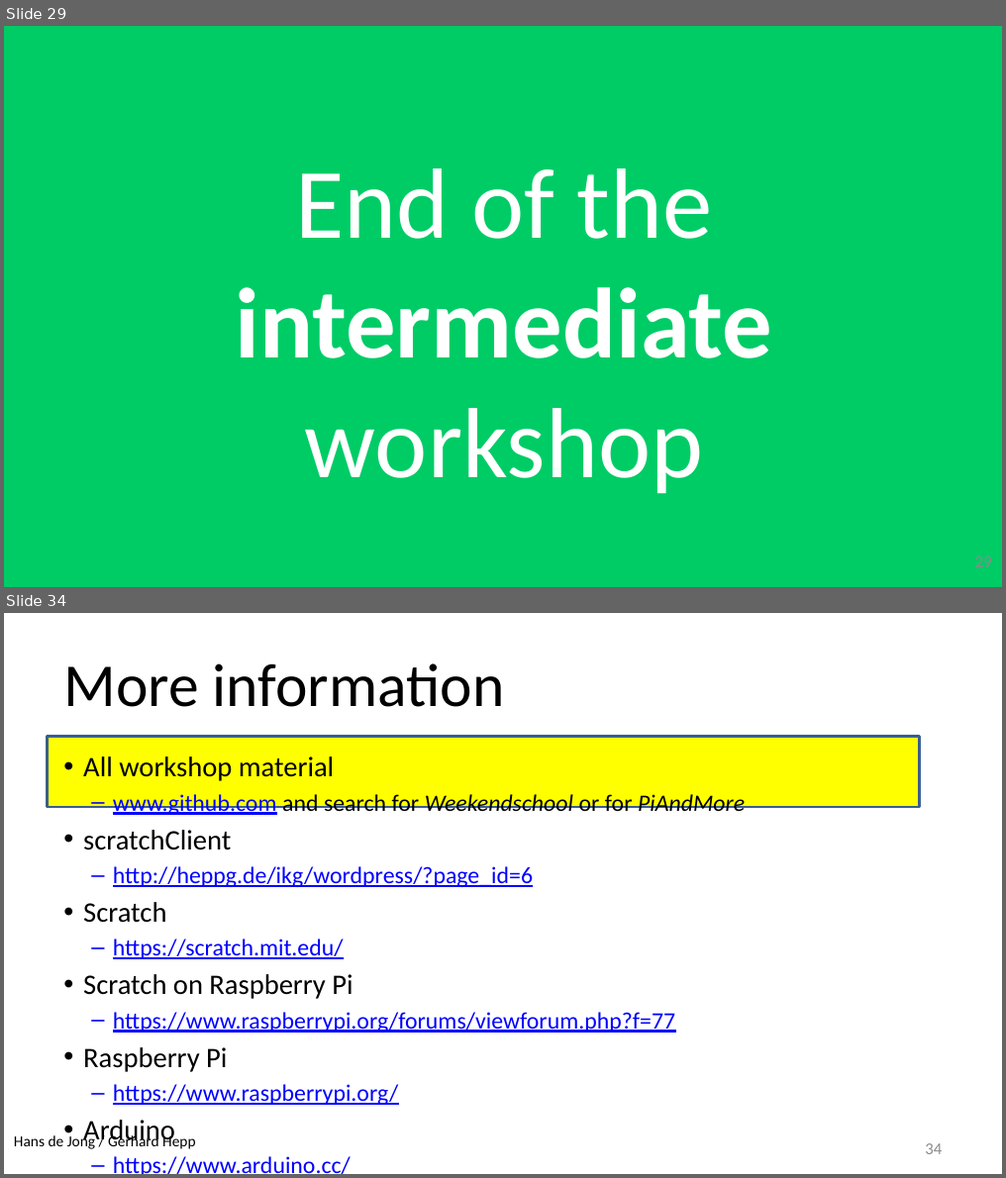
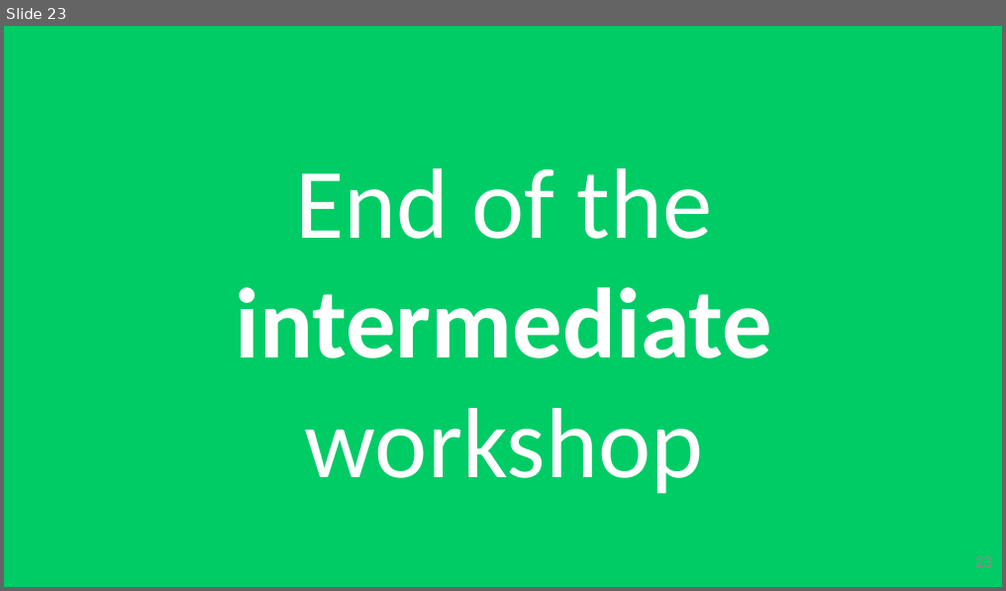
Before and after one commit to hansdejongehv/scratchClient-Tutorials, a slide deck: scratchClientTutorial/UK---English/UK - 2 - scratchCl Intermediate Tutorial.pptx. Shown one above the other, each under a label of ours: slides 29 and 34 before the commit, slide 23 after it; the slides between them are not shown. The pictures are 1006x1178 and 1006x591 pixels, drawn with LibreOffice and Linux fonts; fonts in the diff are those of the drawing; background and template pictures are left out. Boxes give left, top, right and bottom in pixels: in the first picture for what was removed or moved away, otherwise in the second. Text is boxed around its words. In the diff, an @@ line names an element or a change of style, - is before the commit and + after.

```diff
--- a/scratchClientTutorial/UK---English/UK - 2 - scratchCl Intermediate Tutorial.pptx
+++ b/scratchClientTutorial/UK---English/UK - 2 - scratchCl Intermediate Tutorial.pptx
@@ slide 34 removed at box(4, 613, 1002, 1174), background #FFFFFF @@
@@ title removed at box(63, 663, 505, 707) @@
-More information
@@ rectangle removed at box(47, 737, 919, 808) @@
@@ text removed at box(83, 757, 745, 1147) @@
-• All workshop material
-  – www.github.com and search for Weekendschool or for PiAndMore
-• scratchClient
-  – http://heppg.de/ikg/wordpress/?page_id=6
-• Scratch
-  – https://scratch.mit.edu/
-• Scratch on Raspberry Pi
-  – https://www.raspberrypi.org/forums/viewforum.php?f=77
-• Raspberry Pi
-  – https://www.raspberrypi.org/
-• Arduino
-  – https://www.arduino.cc/
@@ text removed at box(14, 1134, 195, 1150) @@
-Hans de Jong / Gerhard Hepp
@@ page number removed at box(925, 1144, 942, 1155) @@
-34
@@ what was slide 29 is now slide 23 @@
@@ page number at box(975, 557, 992, 568): text changed @@
-29
+23
```
Also in this commit, not shown: 9 slides changed, 11 other slides removed, 21 other files.
